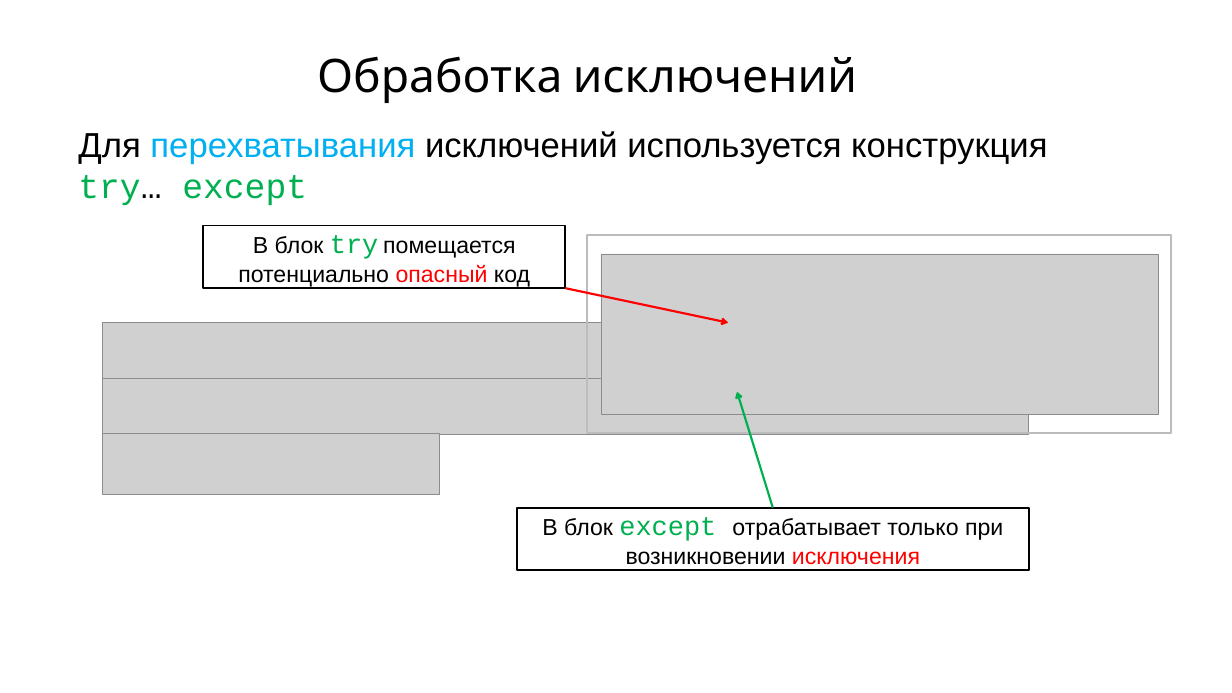
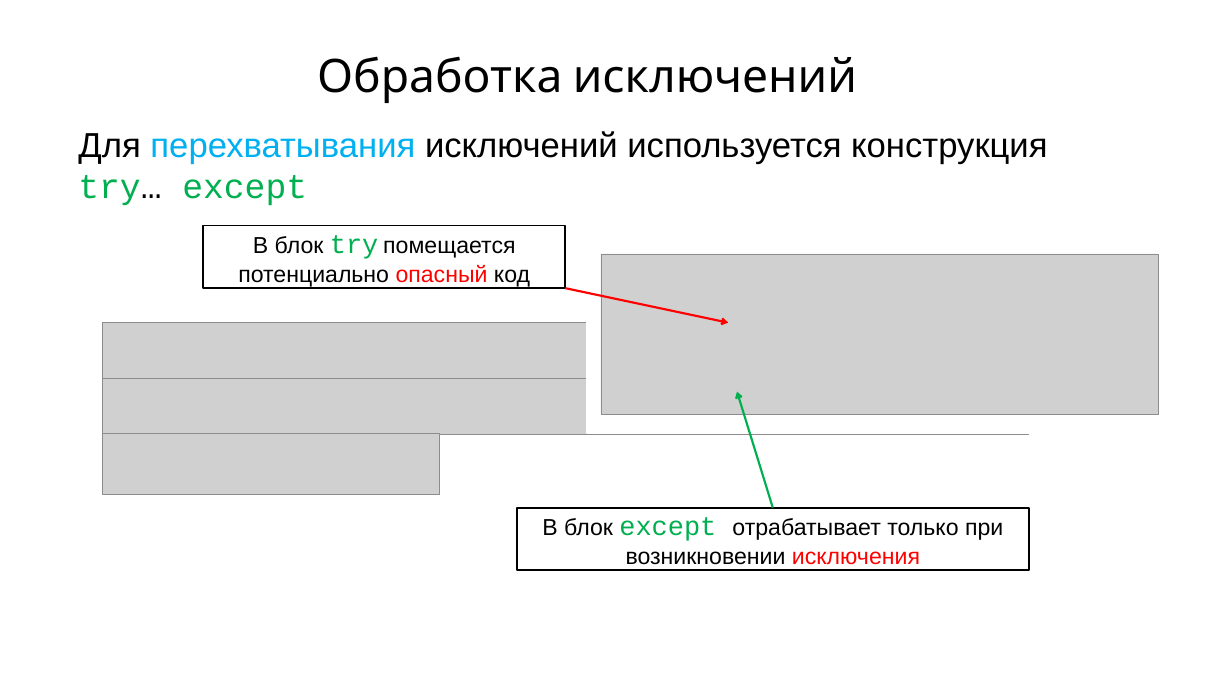
Before and after one commit to maxchv/LearnPython, a slide deck: slide 9 of week05/Exceptions.pptx. Drawn at 1232x693 pixels with LibreOffice and Linux fonts; fonts in the diff are those of the drawing; grey boxes stand for pictures. Boxes give left, top, right and bottom in pixels: in the first picture for what was removed or moved away, otherwise in the second. Text is boxed around its words. In the diff, an @@ line names an element or a change of style, - is before the commit and + after.

```diff
--- a/week05/Exceptions.pptx
+++ b/week05/Exceptions.pptx
@@ rectangle at [587,236,1171,433]: fill none to #FFFFFF; outline #BDBDBD 2 pt to #FFFFFF 2 pt @@
```
Also in this commit, not shown: 3 other slides changed, 1 slide added, 7 slides removed, 3 other files.
